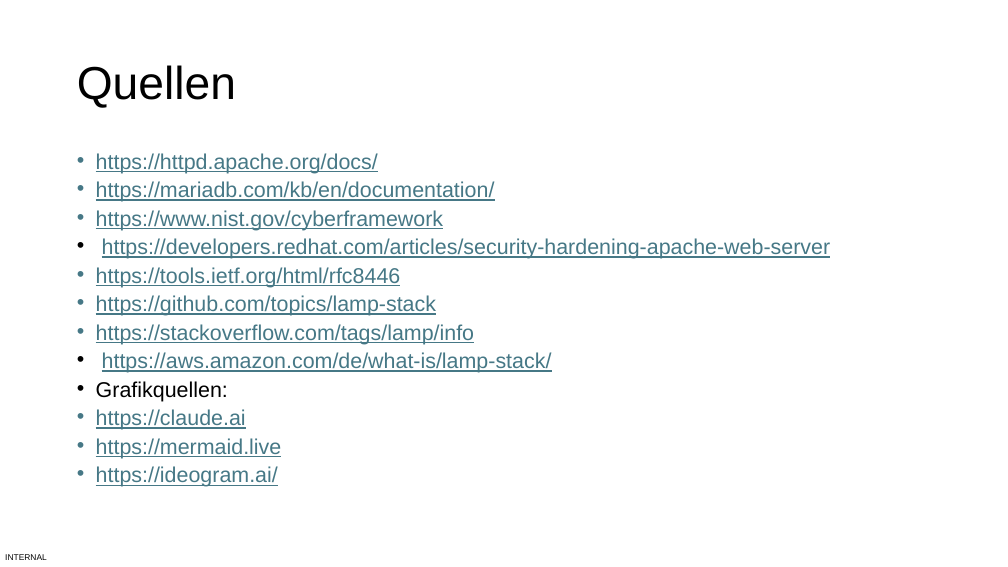
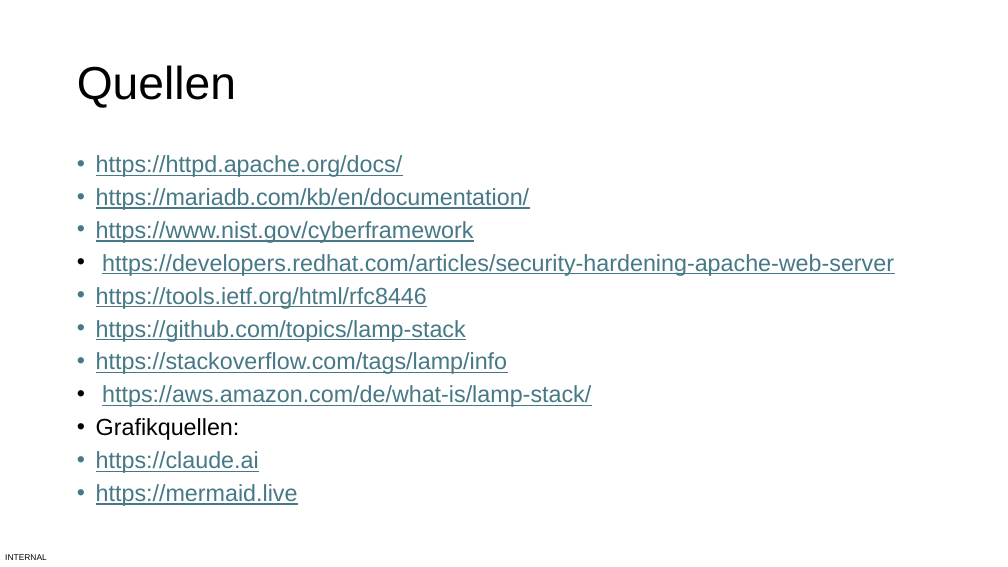
Before and after one commit to BBS2EMDBSEF/Gruppe-C, a slide deck: slide 13 of Dokumentation/Lernfeld 12 Projekt.pptx. Drawn at 1008x567 pixels with LibreOffice and Linux fonts; fonts in the diff are those of the drawing. Boxes give left, top, right and bottom in pixels: in the first picture for what was removed or moved away, otherwise in the second. Text is boxed around its words. In the diff, an @@ line names an element or a change of style, - is before the commit and + after.

```diff
--- a/Dokumentation/Lernfeld 12 Projekt.pptx
+++ b/Dokumentation/Lernfeld 12 Projekt.pptx
@@ text "https://httpd.apache.org/docs/" at box(96, 155, 894, 506): size 20.4 to 22.2 pt; line spacing 0.7 to 0.8 @@
@@ text at box(96, 466, 278, 487): paragraph removed @@
-• https://ideogram.ai/
```
Also in this commit, not shown: 3 other slides changed.
